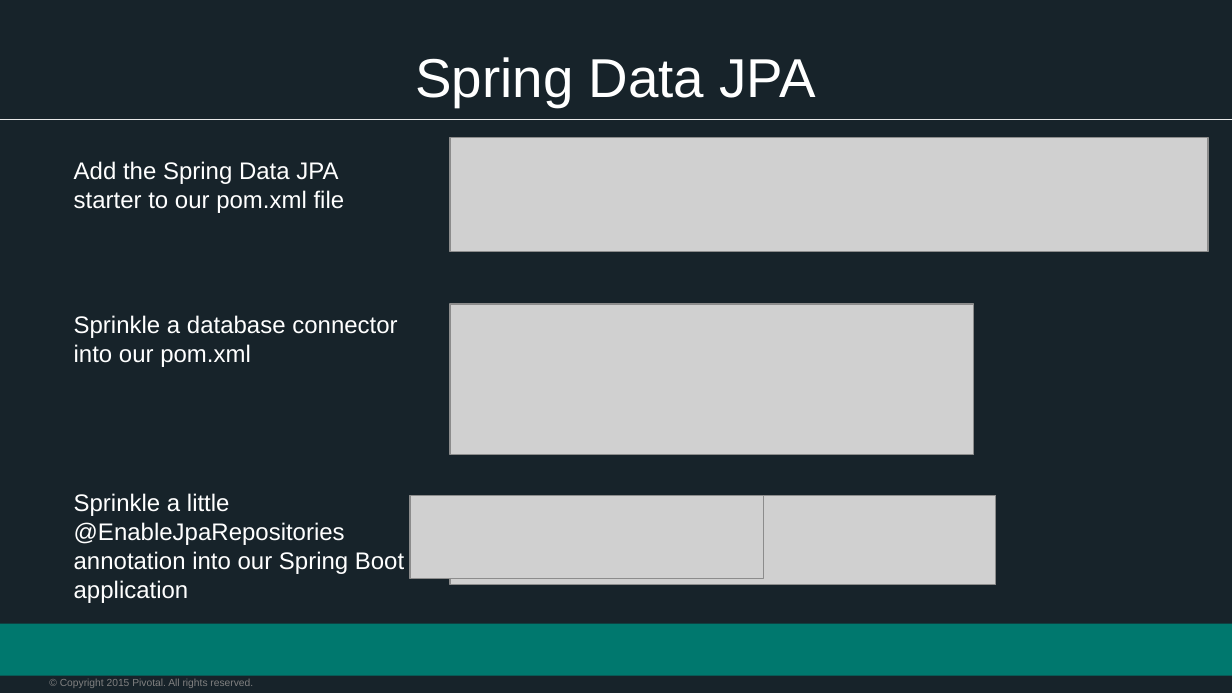
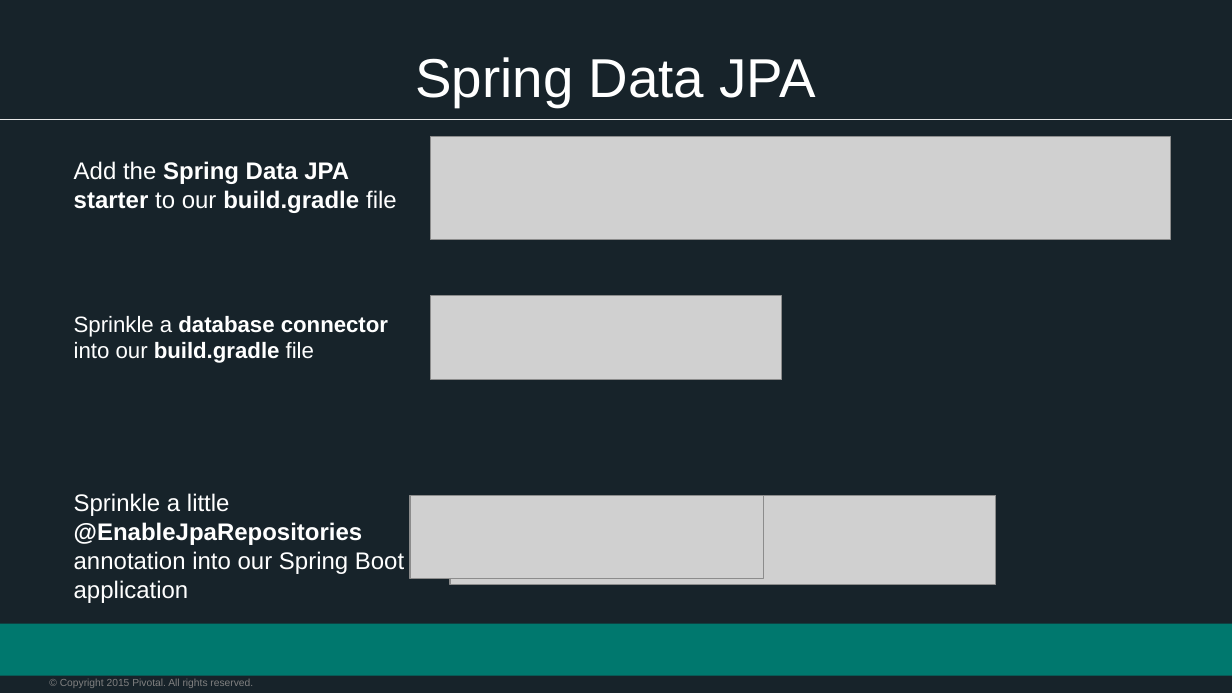
Before and after one commit to vmware-archive/devops-workshop, a slide deck: slide 3 of presentations/102 - Intro to Spring Boot/Session_3_Polyglot_Persist.pptx. Drawn at 1232x693 pixels with LibreOffice and Linux fonts; fonts in the diff are those of the drawing; grey boxes stand for pictures; background and template pictures are left out. Boxes give left, top, right and bottom in pixels: in the first picture for what was removed or moved away, otherwise in the second. Text is boxed around its words. In the diff, an @@ line names an element or a change of style, - is before the commit and + after.

Commit message:
Gradle-ize examples in slide decks for Spring Boot

```diff
--- a/presentations/102 - Intro to Spring Boot/Session_3_Polyglot_Persist.pptx
+++ b/presentations/102 - Intro to Spring Boot/Session_3_Polyglot_Persist.pptx
@@ picture: place and size @@
-picture at bbox=[450, 137, 1207, 251]
+picture at bbox=[430, 137, 1170, 240]
@@ text at bbox=[74, 161, 397, 213]: text changed; bold on @@
-Add the Spring Data JPA starter to our pom.xml file
+Add the Spring Data JPA starter to our build.gradle file
@@ picture added at bbox=[430, 296, 781, 379] @@
@@ text at bbox=[74, 316, 388, 363]: text changed; size 14 to 12.9 pt; bold on @@
-Sprinkle a database connector into our pom.xml
+Sprinkle a database connector into our build.gradle file
@@ picture removed at bbox=[450, 304, 973, 455] @@
@@ text "Sprinkle a little @EnableJpaRepositories annotation ..." at bbox=[74, 493, 404, 603]: bold on in "@EnableJpaRepositories" @@
```
Also in this commit, not shown: 2 other slides changed, 1 other file.
